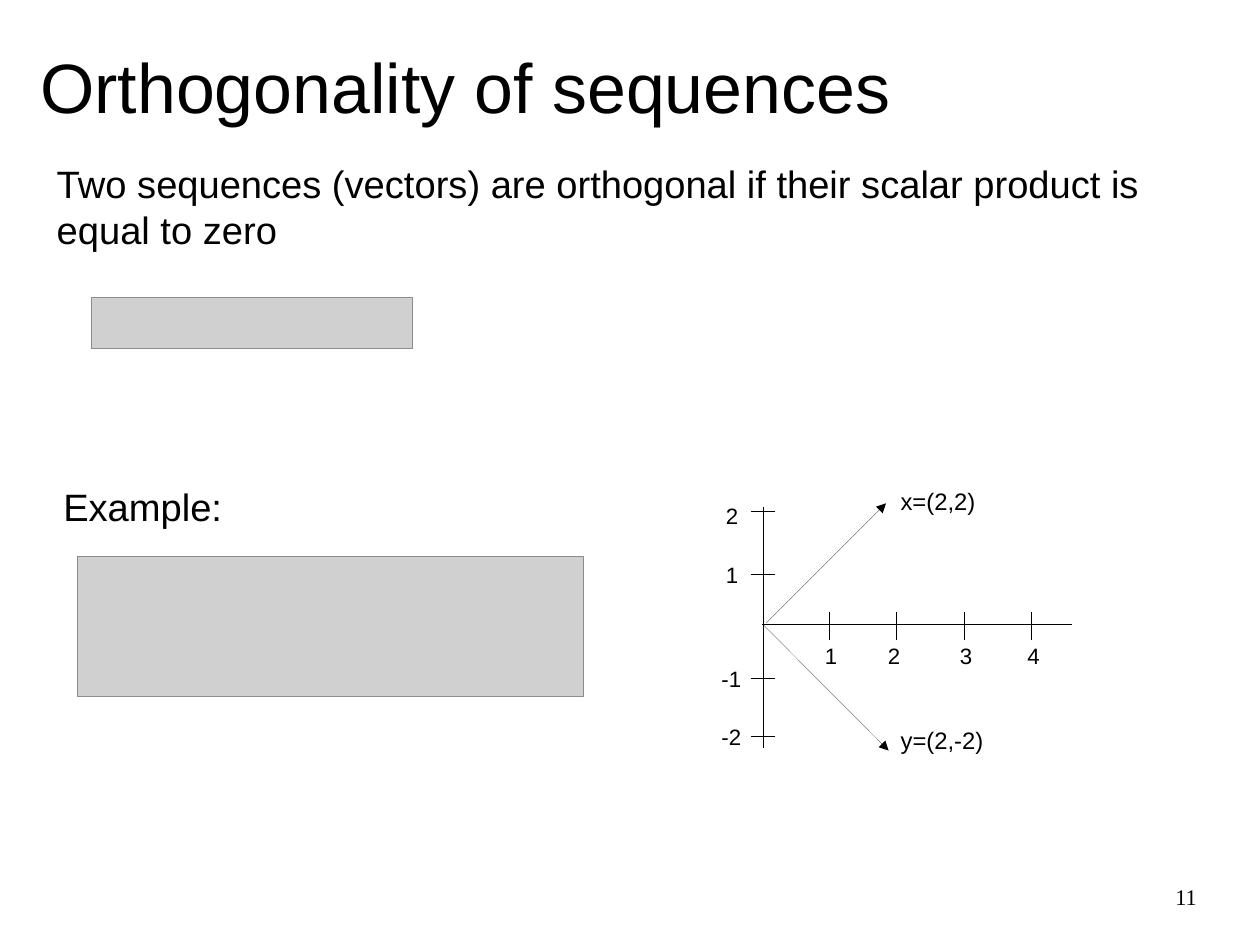
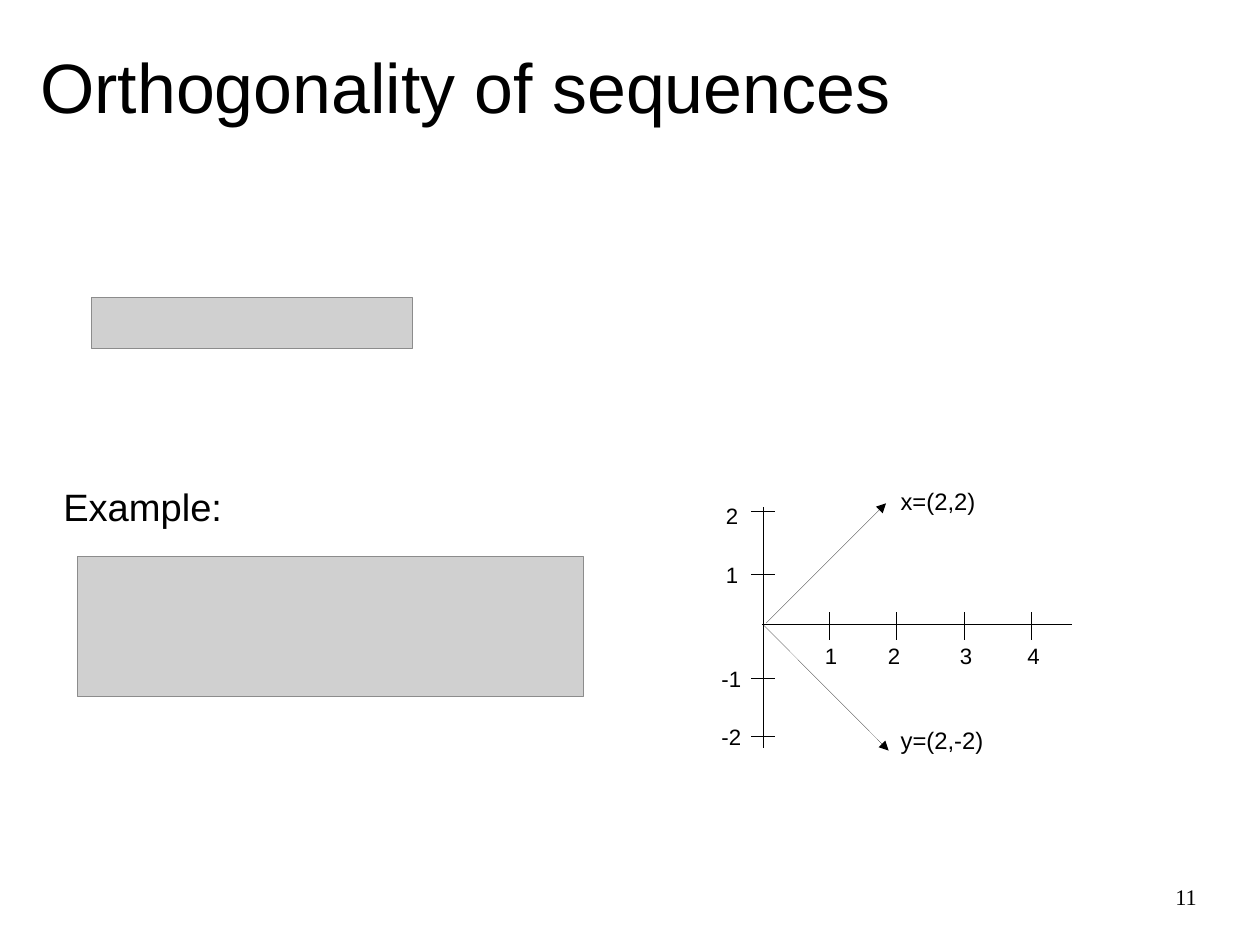
Before and after one commit to MTG/sms-tools, a slide deck: slide 11 of lectures/1-Introduction/Basic-mathematics.odp. Drawn at 1260x945 pixels with LibreOffice and Linux fonts; fonts in the diff are those of the drawing; grey boxes stand for pictures. Boxes give left, top, right and bottom in pixels: in the first picture for what was removed or moved away, otherwise in the second. Text is boxed around its words. In the diff, an @@ line names an element or a change of style, - is before the commit and + after.

```diff
--- a/lectures/1-Introduction/Basic-mathematics.odp
+++ b/lectures/1-Introduction/Basic-mathematics.odp
@@ text removed at (x1=57, y1=170, x2=1139, y2=252) @@
-Two sequences (vectors) are orthogonal if their scalar product is equal to zero
```
Also in this commit, not shown: 3 other slides changed, 37 other files.
